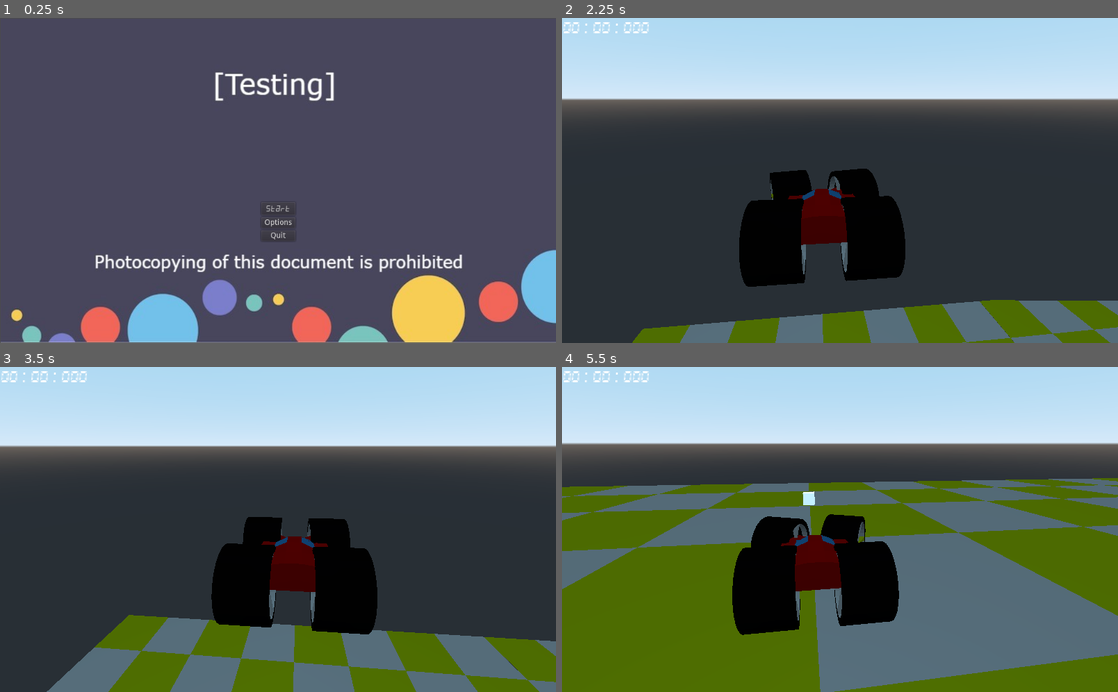
Above: before the commit, frames 1-4 (two rows, left to right).
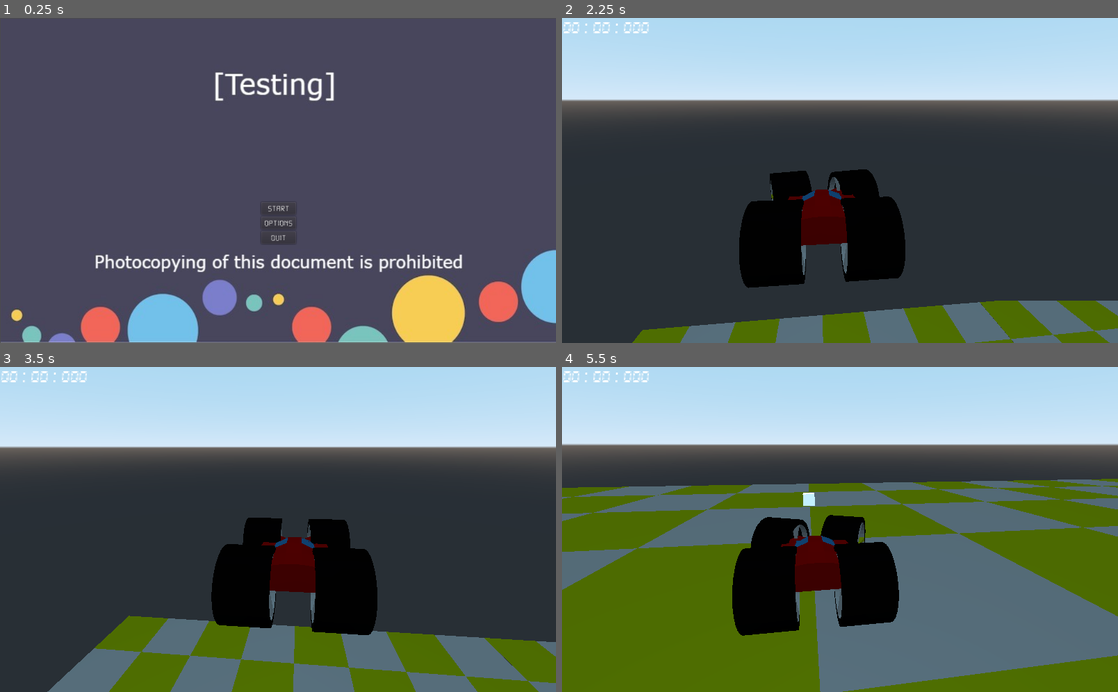
Above: after the commit, the same moments.

Repository: jilhoe63/L3DTEProject
Game: Godot game, scene res://Scenes/Menu.tscn
Same seed, same stepped clock (60 frames per second), same inputs: the game is played once before the commit and once after it.
Inputs (mouse positions are in pixels of both pictures, inside the frame that each line leads up to):
- Up to frame 1 (0.25 s): no input
- Up to frame 2 (2.25 s): click "Start" at 0.5 s; click "Test Scene" at 1.25 s; move the mouse to (867, 180) at 2.02 s; hold A (A) from 2.03 s (still down)
- Up to frame 3 (3.5 s): tap D (D) at 2.3, 2.85 s; move the mouse to (250, 529) at 2.77 s; release A (A) at 2.78 s; tap S (S) at 3.05 s
- Up to frame 4 (5.5 s): move the mouse to (851, 523) at 3.52 s; hold S (S) 3.53-4.28 s; tap A (A) at 3.8, 4.35 s; move the mouse to (834, 536) at 4.27 s; tap D (D) at 4.55 s; move the mouse to (878, 532) at 5.02 s; hold D (D) from 5.03 s (still down); tap S (S) at 5.3 s

The runs differ from the first frame. In frame 1, 0.2% of the frame differs, in the area x 47-54%, y 57-70%; in frame 2, 1.3%; in frame 3, 1.5%; in frame 4, 2.6%, in the area x 0-100%, y 23-100%.

Commit message:
Small tweaks, helped Matthew and fleshed out the menues somewhat.

Diff:
--- a/Scenes/Menu.tscn
+++ b/Scenes/Menu.tscn
@@ -1,10 +1,16 @@
-[gd_scene load_steps=5 format=2]
+[gd_scene load_steps=7 format=2]
 
 [ext_resource path="res://Scenes/Menu.gd" type="Script" id=1]
 [ext_resource path="res://Image_assets/backgorund temp.jpg" type="Texture" id=2]
-[ext_resource path="res://Fonts/alarmclock.ttf" type="DynamicFontData" id=3]
+[ext_resource path="res://Fonts/DS-DIGI.TTF" type="DynamicFontData" id=3]
 
 [sub_resource type="DynamicFont" id=1]
+font_data = ExtResource( 3 )
+
+[sub_resource type="DynamicFont" id=2]
+font_data = ExtResource( 3 )
+
+[sub_resource type="DynamicFont" id=3]
 font_data = ExtResource( 3 )
 
 [node name="Menu" type="Control"]
@@ -23,21 +29,23 @@
 margin_bottom = 108.0
 
 [node name="Start_Button" type="Button" parent="VBoxContainer"]
-margin_right = 63.0
-margin_bottom = 24.0
+margin_right = 64.0
+margin_bottom = 23.0
 custom_fonts/font = SubResource( 1 )
 text = "Start"
 
 [node name="Options_Button" type="Button" parent="VBoxContainer"]
-margin_top = 28.0
-margin_right = 63.0
-margin_bottom = 48.0
+margin_top = 27.0
+margin_right = 64.0
+margin_bottom = 50.0
+custom_fonts/font = SubResource( 2 )
 text = "Options"
 
 [node name="Quit_Button" type="Button" parent="VBoxContainer"]
-margin_top = 52.0
-margin_right = 63.0
-margin_bottom = 72.0
+margin_top = 54.0
+margin_right = 64.0
+margin_bottom = 77.0
+custom_fonts/font = SubResource( 3 )
 text = "Quit"
 
 [node name="BackgorundTemp" type="Sprite" parent="."]
--- a/Scenes/Rigid_Body_Test.tscn
+++ b/Scenes/Rigid_Body_Test.tscn
@@ -7,7 +7,7 @@
 [node name="Rigid_Body_Test" type="Spatial"]
 
 [node name="RigidBody" type="RigidBody" parent="."]
-mass = 10000.0
+mass = 10.0
 
 [node name="CollisionShape" type="CollisionShape" parent="RigidBody"]
 shape = SubResource( 1 )
--- a/Scenes/Scene_Selection.gd
+++ b/Scenes/Scene_Selection.gd
@@ -10,7 +10,7 @@
 
 
 func _on_Button_2_pressed():
-	print("feature not yet implemented")
+	get_tree().change_scene("res://Scenes/ramp.tscn")
 	pass # Replace with function body.
 
 
--- a/Scenes/Scene_Selection.tscn
+++ b/Scenes/Scene_Selection.tscn
@@ -1,7 +1,20 @@
-[gd_scene load_steps=3 format=2]
+[gd_scene load_steps=8 format=2]
 
 [ext_resource path="res://Image_assets/backgorund temp.jpg" type="Texture" id=1]
 [ext_resource path="res://Scenes/Scene_Selection.gd" type="Script" id=2]
+[ext_resource path="res://Fonts/DS-DIGI.TTF" type="DynamicFontData" id=3]
+
+[sub_resource type="DynamicFont" id=1]
+font_data = ExtResource( 3 )
+
+[sub_resource type="DynamicFont" id=2]
+font_data = ExtResource( 3 )
+
+[sub_resource type="DynamicFont" id=3]
+font_data = ExtResource( 3 )
+
+[sub_resource type="DynamicFont" id=4]
+font_data = ExtResource( 3 )
 
 [node name="Scene_Selection" type="Control"]
 anchor_right = 1.0
@@ -17,25 +30,29 @@
 
 [node name="Button_1" type="Button" parent="VBoxContainer"]
 margin_right = 1024.0
-margin_bottom = 20.0
+margin_bottom = 23.0
+custom_fonts/font = SubResource( 1 )
 text = "Test Scene"
 
 [node name="Button_2" type="Button" parent="VBoxContainer"]
-margin_top = 24.0
+margin_top = 27.0
 margin_right = 1024.0
-margin_bottom = 44.0
-text = "Scene filler"
+margin_bottom = 50.0
+custom_fonts/font = SubResource( 2 )
+text = "Test Ramp Scene"
 
 [node name="Button_3" type="Button" parent="VBoxContainer"]
-margin_top = 48.0
+margin_top = 54.0
 margin_right = 1024.0
-margin_bottom = 68.0
+margin_bottom = 77.0
+custom_fonts/font = SubResource( 3 )
 text = "Scene filler"
 
 [node name="Button_4" type="Button" parent="VBoxContainer"]
-margin_top = 72.0
+margin_top = 81.0
 margin_right = 1024.0
-margin_bottom = 92.0
+margin_bottom = 104.0
+custom_fonts/font = SubResource( 4 )
 text = "Back"
 
 [node name="BackgorundTemp" type="Sprite" parent="."]
--- a/Scenes/Test_scene.tscn
+++ b/Scenes/Test_scene.tscn
@@ -110,6 +110,21 @@
 [node name="Rigid_Body_Test4" parent="." instance=ExtResource( 2 )]
 transform = Transform( 1, 0, 0, 0, 1, 0, 0, 0, 1, 99.9291, 8.73417, 28.9666 )
 
+[node name="Rigid_Body_Test8" parent="." instance=ExtResource( 2 )]
+transform = Transform( -4.37114e-08, 0, -1, 8.74228e-08, -1, -3.82137e-15, -1, -8.74228e-08, 4.37114e-08, 99.9525, 10.8696, 26.1042 )
+
+[node name="Rigid_Body_Test9" parent="." instance=ExtResource( 2 )]
+transform = Transform( -4.37114e-08, 0, -1, 8.74228e-08, -1, -3.82137e-15, -1, -8.74228e-08, 4.37114e-08, 99.9658, 14.0031, 26.1042 )
+
+[node name="Rigid_Body_Test10" parent="." instance=ExtResource( 2 )]
+transform = Transform( -4.37114e-08, 0, -1, 8.74228e-08, -1, -3.82137e-15, -1, -8.74228e-08, 4.37114e-08, 99.9464, 14.0031, 28.8619 )
+
+[node name="Rigid_Body_Test11" parent="." instance=ExtResource( 2 )]
+transform = Transform( 1, 0, 0, 0, -1, 8.74228e-08, 0, -8.74228e-08, -1, 99.4509, 11.2917, 28.7656 )
+
+[node name="Rigid_Body_Test12" parent="." instance=ExtResource( 2 )]
+transform = Transform( 1, 0, 0, 0, -1, 8.74228e-08, 0, -8.74228e-08, -1, 100.222, 8.26889, 25.7664 )
+
 [node name="Rigid_Body_Test5" parent="." instance=ExtResource( 2 )]
 transform = Transform( 1, 0, 0, 0, 1, 0, 0, 0, 1, -0.386995, 1.43841, 25.9105 )
 
--- /dev/null
+++ b/Scenes/ramp.tscn
@@ -0,0 +1,63 @@
+[gd_scene load_steps=4 format=2]
+
+[ext_resource path="res://Scenes/Test_car.tscn" type="PackedScene" id=1]
+[ext_resource path="res://Object Files/Test_field.obj" type="ArrayMesh" id=2]
+
+[sub_resource type="BoxShape" id=1]
+
+[node name="ramp" type="Spatial"]
+
+[node name="Test_car" parent="." instance=ExtResource( 1 )]
+transform = Transform( 1, 0, 0, 0, 1, 0, 0, 0, 1, 0, 3.2903, 0 )
+
+[node name="StaticBody" type="StaticBody" parent="."]
+transform = Transform( 66.7679, 0, 0, 0, 0.138804, 0, 0, 0, 66.7679, 0, 0, 0 )
+
+[node name="CollisionShape" type="CollisionShape" parent="StaticBody"]
+shape = SubResource( 1 )
+
+[node name="MeshInstance" type="MeshInstance" parent="StaticBody/CollisionShape"]
+transform = Transform( 0.22, 0, 0, 0, 0.22, 0, 0, 0, 0.22, 0, 0, 0 )
+mesh = ExtResource( 2 )
+skeleton = NodePath("../..")
+material/0 = null
+material/1 = null
+
+[node name="StaticBody2" type="StaticBody" parent="."]
+transform = Transform( 66.7679, 0, 0, 0, 0.134074, -17.2808, 0, 0.0359251, 64.4928, 0, 17, -131 )
+
+[node name="CollisionShape" type="CollisionShape" parent="StaticBody2"]
+shape = SubResource( 1 )
+
+[node name="MeshInstance" type="MeshInstance" parent="StaticBody2/CollisionShape"]
+transform = Transform( 0.22, 0, 0, 0, 0.22, 0, 0, 0, 0.22, 0, 0, 0 )
+mesh = ExtResource( 2 )
+skeleton = NodePath("../..")
+material/0 = null
+material/1 = null
+
+[node name="StaticBody3" type="StaticBody" parent="."]
+transform = Transform( 66.7679, 0, 0, 0, 0.120208, -33.3839, 0, 0.069402, 57.8227, 0, 67, -251 )
+
+[node name="CollisionShape" type="CollisionShape" parent="StaticBody3"]
+shape = SubResource( 1 )
+
+[node name="MeshInstance" type="MeshInstance" parent="StaticBody3/CollisionShape"]
+transform = Transform( 0.22, 0, 0, 0, 0.22, 0, 0, 0, 0.22, 0, 0, 0 )
+mesh = ExtResource( 2 )
+skeleton = NodePath("../..")
+material/0 = null
+material/1 = null
+
+[node name="StaticBody4" type="StaticBody" parent="."]
+transform = Transform( 66.7679, 0, 0, 0, 0.0981493, -47.212, 0, 0.0981493, 47.212, 0, 145.294, -355 )
+
+[node name="CollisionShape" type="CollisionShape" parent="StaticBody4"]
+shape = SubResource( 1 )
+
+[node name="MeshInstance" type="MeshInstance" parent="StaticBody4/CollisionShape"]
+transform = Transform( 0.22, 0, 0, 0, 0.22, 0, 0, 0, 0.22, 0, 0, 0 )
+mesh = ExtResource( 2 )
+skeleton = NodePath("../..")
+material/0 = null
+material/1 = null
